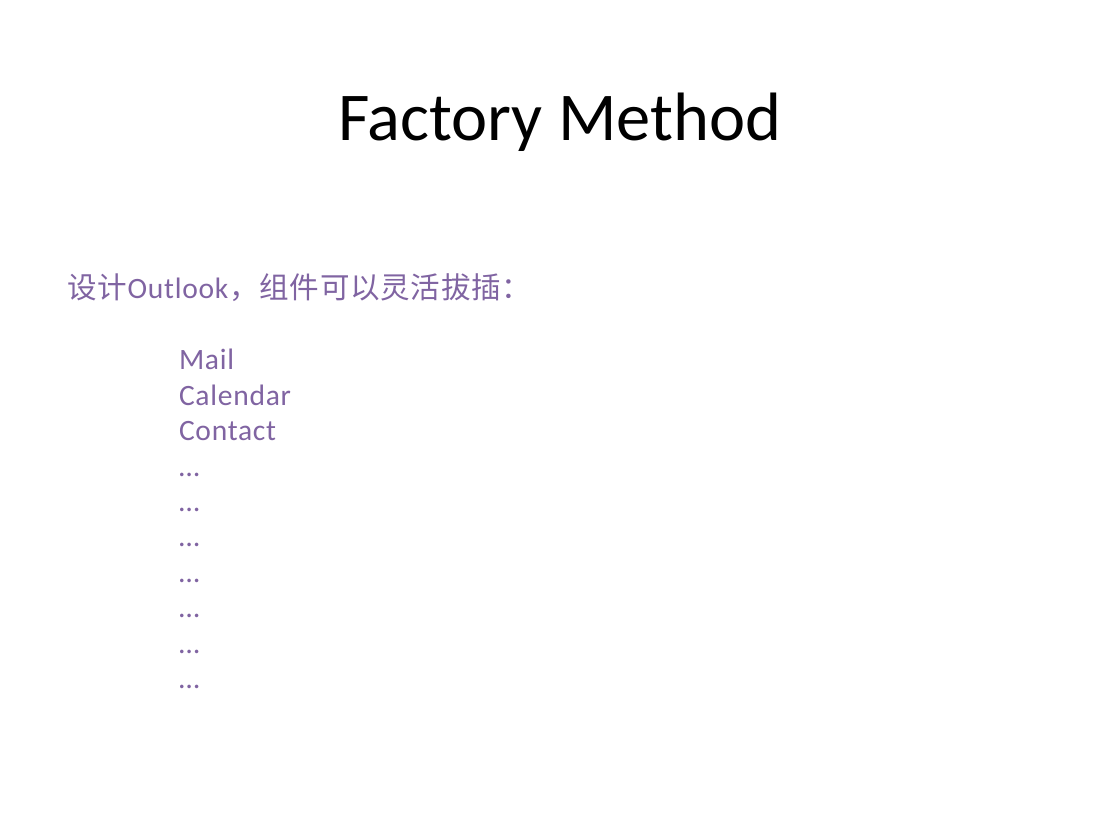
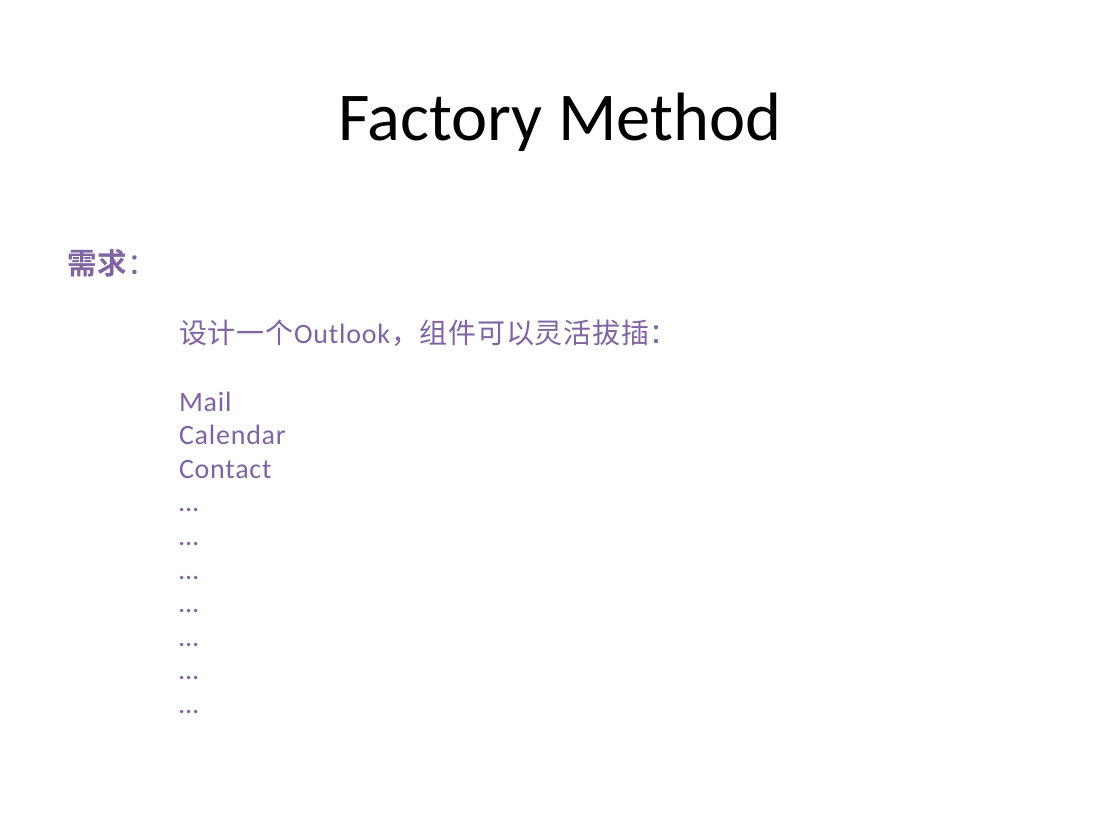
Before and after one commit to PlumpMath/DesignPattern-956, a slide deck: slide 8 of _Doc/Design Pattern (C#) - Part 1.pptx. Drawn at 1120x840 pixels with LibreOffice and Linux fonts; fonts in the diff are those of the drawing. Boxes give left, top, right and bottom in pixels: in the first picture for what was removed or moved away, otherwise in the second. Text is boxed around its words. In the diff, an @@ line names an element or a change of style, - is before the commit and + after.

Commit message:
Updated PPT.

```diff
--- a/_Doc/Design Pattern (C#) - Part 1.pptx
+++ b/_Doc/Design Pattern (C#) - Part 1.pptx
@@ text at [67, 249, 678, 346]: text changed; size 19 to 18 pt @@
-设计Outlook，组件可以灵活拔插：
+需求：
+设计一个Outlook，组件可以灵活拔插：
@@ text at [179, 391, 286, 478]: size 19 to 18 pt in "Mail", "Calendar", "Contact", "…" and 6 more places @@
```
Also in this commit, not shown: 2 slides added.
